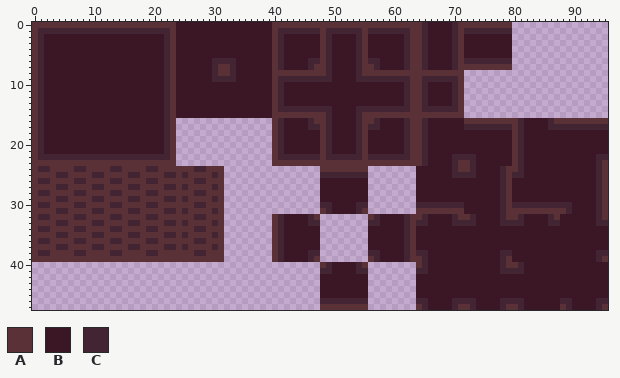
Pixel-art file: thrower_alchemist/assets/tilesets/walls/walls_floor1.aseprite. Above is the file before it was changed.
96x48 pixels, 1 frame.
Visible layers, top first: "Layer 2", "Background".
Palette (. is transparent): A #5b3138  B #3b1725  C #422433
Pixels before (only the part around the change), first column x 25:
14 BBBBBBBBBBBBBBBACCCCCCCCCBBBB
15 BBBBBBBBBBBBBBBAAAAAAAAACBBBB
16 ...............ACBBBBCAACBBBB
17 ...............ACBBBBCCACBBBB
18 ...............ACBBBBBBACBBBB
19 ...............ACBBBBBBACBBBB
20 ...............ACBBBBBBACBBBB
21 ...............ACBBBBBBACBBBB
22 ...............ACCCCCCCACCCCC
23 ...............AAAAAAAAAAAAAA
24 AACCAAA................AAAAAA
25 CAAAACA................CCCCCC
26 AACCAAA................BBBBBB
27 CAAAACA................BBBBBB
28 AACCAAA................BBBBBB
29 CAAAACA................BBBBBB
30 AACCAAA................CCBBBB
31 CAAAACA................ACBBBB
32 AACCAAA........ACBBBBCA......
33 CAAAACA........ACBBBBCC......
34 AACCAAA........ACBBBBBB......
35 CAAAACA........ACBBBBBB......
36 AACCAAA........ACBBBBBB......
37 CAAAACA........ACBBBBBB......
38 AACCAAA........ACBBBBCC......
39 AAAAAAA........ACBBBBCA......
40 .......................ACBBBB
41 .......................CCBBBB
42 .......................BBBBBB
43 .......................BBBBBB
44 .......................BBBBBB
45 .......................BBBBBB
46 .......................CCCCCC
After:
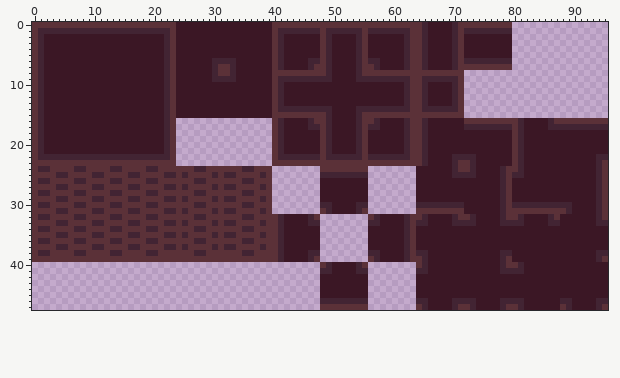
Difference:
Layers "Layer 2", "Background":
y 24: x 32..39 ........ -> AAACCAAA
y 25: x 32..39 ........ -> CCAAAACA
y 26: x 32..39 ........ -> AAACCAAA
y 27: x 32..39 ........ -> CCAAAACA
y 28: x 32..39 ........ -> AAACCAAA
y 29: x 32..39 ........ -> CCAAAACA
y 30: x 32..39 ........ -> AAACCAAA
y 31: x 32..39 ........ -> CCAAAACA
y 32: x 32..39 ........ -> AAACCAAA
y 33: x 32..39 ........ -> CCAAAACA
y 34: x 32..39 ........ -> AAACCAAA
y 35: x 32..39 ........ -> CCAAAACA
y 36: x 32..39 ........ -> AAACCAAA
y 37: x 32..39 ........ -> CCAAAACA
y 38: x 32..39 ........ -> AAACCAAA
y 39: x 32..39 ........ -> AAAAAAAA
Boxes around the changes in both pictures, in picture pixels (x1, y1, x2, y2):
added: (224, 166, 272, 262)
